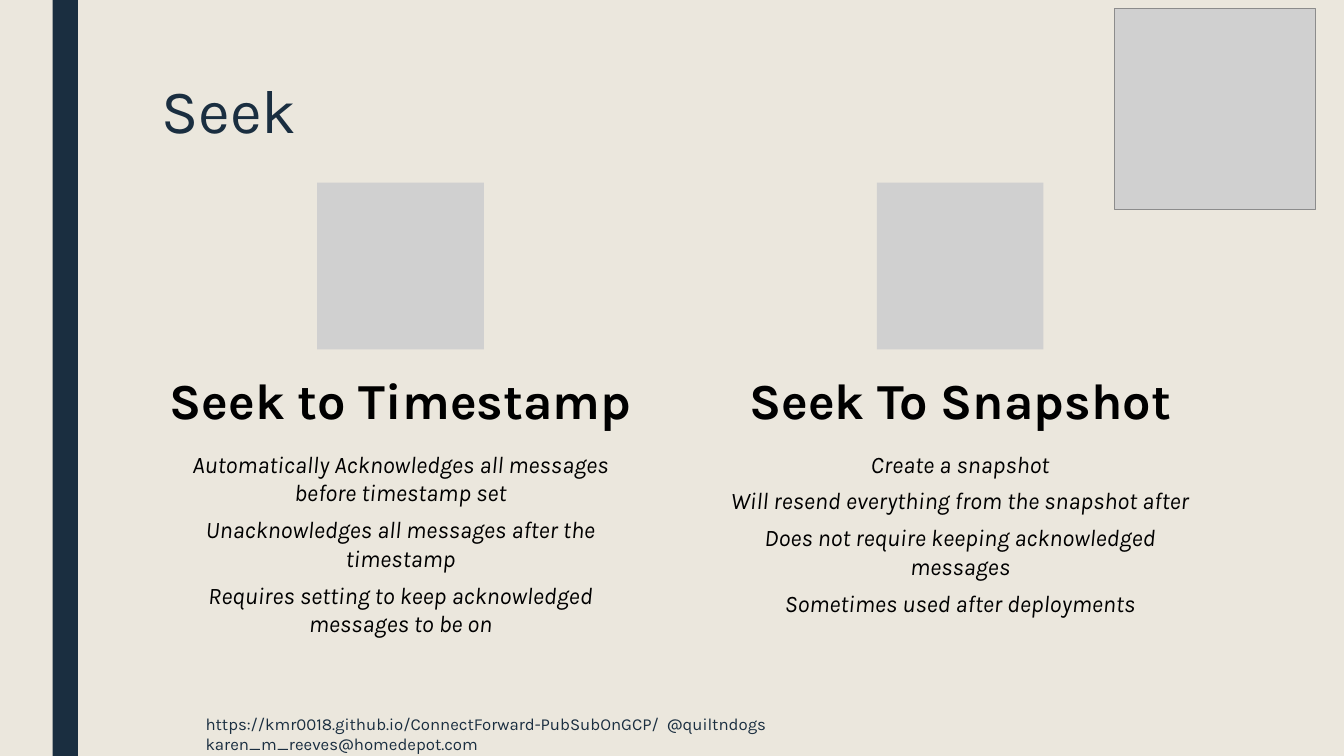
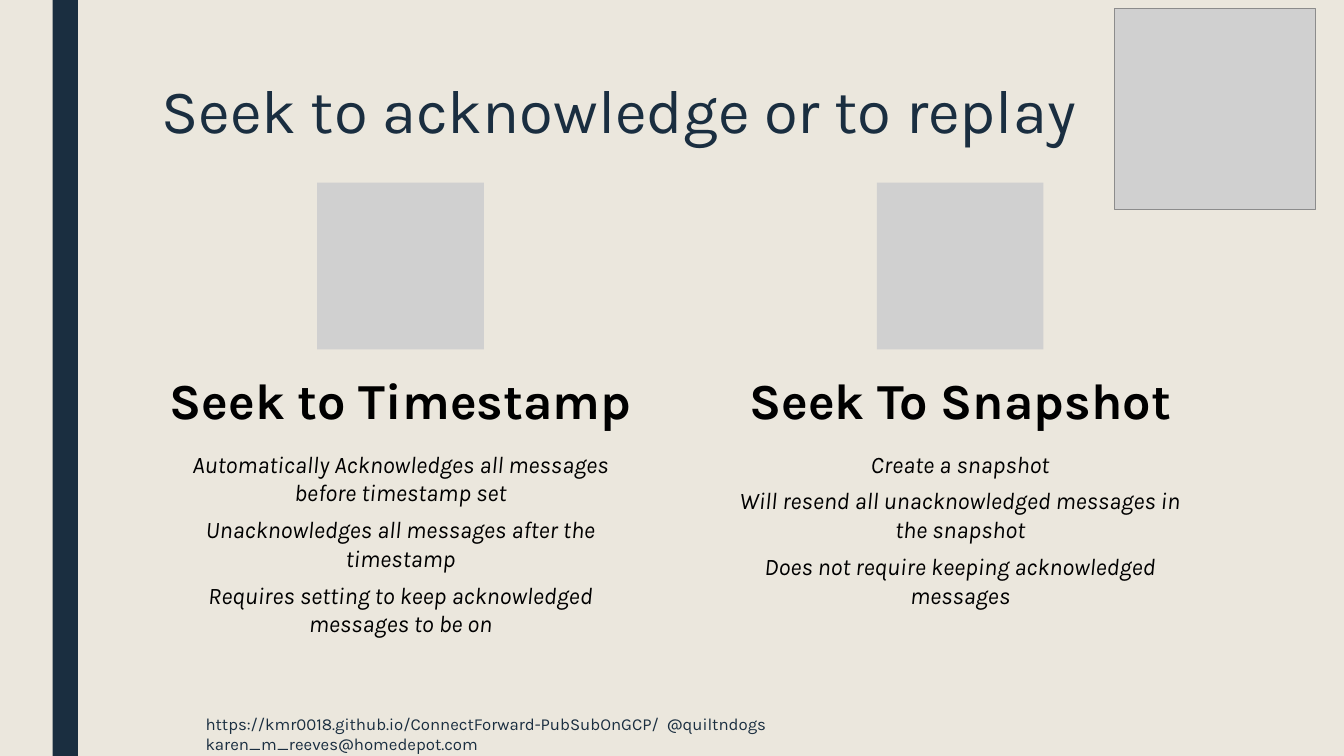
Before and after one commit to kmr0018/ConnectForward-PubSubOnGCP, a slide deck: slide 11 of PubSubGcpPresentation.pptx (slide 13 before the commit). Drawn at 1344x756 pixels with LibreOffice and Linux fonts; fonts in the diff are those of the drawing; grey boxes stand for pictures. Boxes give left, top, right and bottom in pixels: in the first picture for what was removed or moved away, otherwise in the second. Text is boxed around its words. In the diff, an @@ line names an element or a change of style, - is before the commit and + after.

```diff
--- a/PubSubGcpPresentation.pptx
+++ b/PubSubGcpPresentation.pptx
@@ title at [161, 91, 1076, 148]: text changed @@
-Seek
+Seek to acknowledge or to replay
@@ text at [740, 492, 1180, 544]: text changed @@
-Will resend everything from the snapshot after
+Will resend all unacknowledged messages in the snapshot
@@ text at [785, 595, 1135, 618]: paragraph removed @@
-Sometimes used after deployments
```
Also in this commit, not shown: 9 other slides changed, 2 slides removed, 1 other file.
